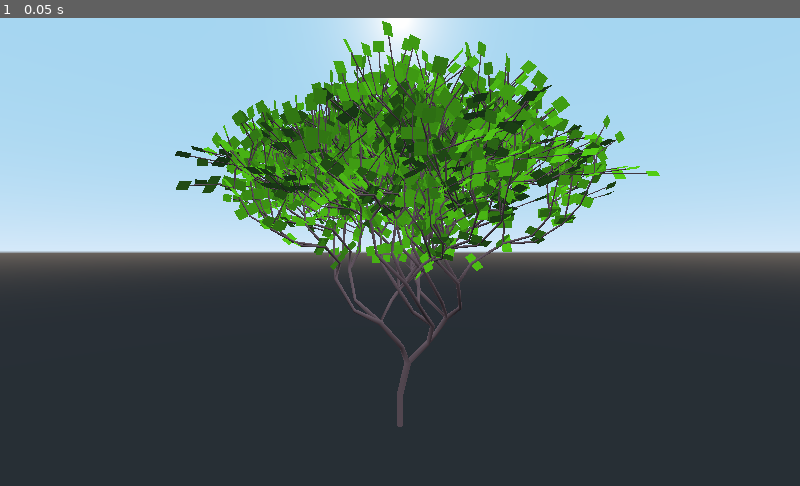
Above: before the commit, frame 1.
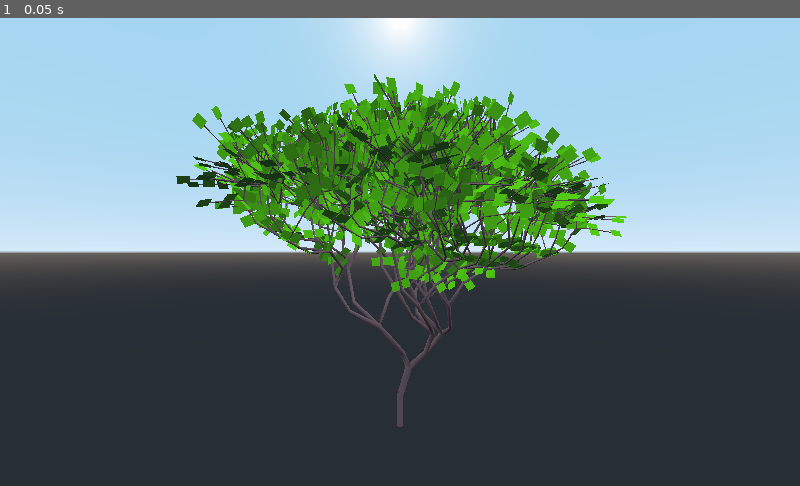
Above: after the commit, the same moment.

Repository: AdamAllsebrook/godot-procedural-tree-generation
Game: Godot game, scene res://Demos/3DDemo1.tscn
Same seed, same stepped clock (60 frames per second), same inputs: the game is played once before the commit and once after it.
Inputs:
- Up to frame 1 (0.05 s): no input

The runs differ from the first frame. In frame 1, 15% of the frame differs, in the area x 21-83%, y 0-81%.

Commit message:
added a seed for 2d and 3d trees

Diff:
--- a/Demos/3DDemo1.tscn
+++ b/Demos/3DDemo1.tscn
@@ -19,6 +19,7 @@
 colour = Color( 0.647059, 0.443137, 0.443137, 1 )
 branch_num_sides = 5
 leaf_settings = ExtResource( 3 )
+random_seed = 0
 gen = false
 
 [node name="Camera" type="Camera" parent="."]
--- a/Tree/Tree.gd
+++ b/Tree/Tree.gd
@@ -37,19 +37,21 @@
 # must be a LeafSettings
 export(Resource) var leaf_settings
 
+export(int) var random_seed = 0
+
 export(bool) var gen setget do_gen
 
 var branches: Array
 
 
 func _ready() -> void:
-	randomize()
 	generate()
 
 
 func generate() -> void:
 	assert(l_system is LSystem, 'l_system must be a resource of type LSystem')
 	assert(leaf_settings is LeafSettings, 'leaf settings must be a resource of type LeafSettings')
+	seed(random_seed)
 
 	var turtle: Turtle = Turtle.new()
 	var sentence: String = l_system.generate()
--- a/Tree2D/Tree2D.gd
+++ b/Tree2D/Tree2D.gd
@@ -22,16 +22,18 @@
 
 export(Color) var colour = Color(1, 1, 1, 1)
 
+export(int) var random_seed = 0
+
 var branches: Array
 
 
 func _ready() -> void:
-	randomize()
 	generate()
 
 
 func generate() -> void:
 	assert(l_system is LSystem, "l_system must be a resource of type LSystem")
+	seed(random_seed)
 
 	var turtle: Turtle2D = Turtle2D.new()
 	var sentence: String = l_system.generate()
